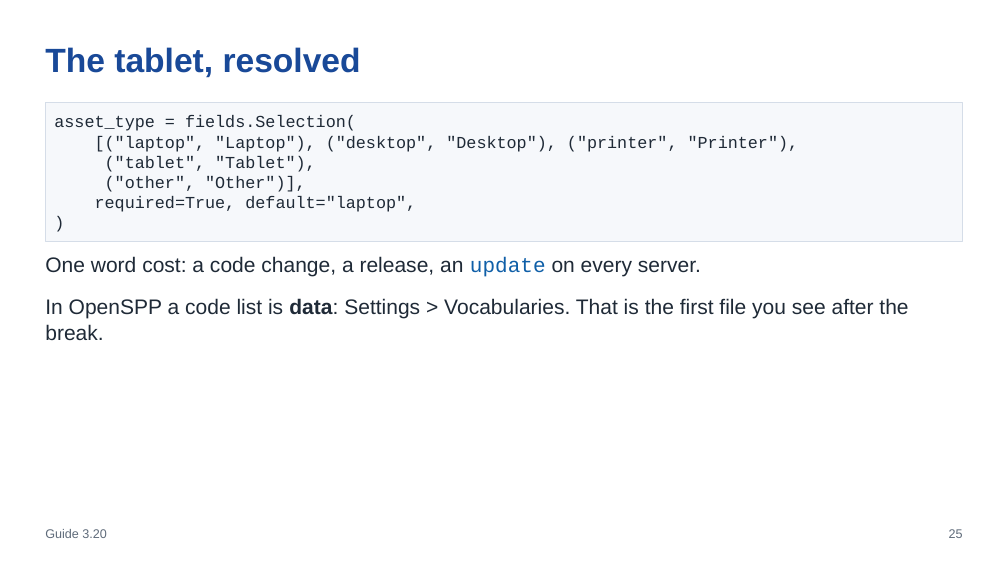
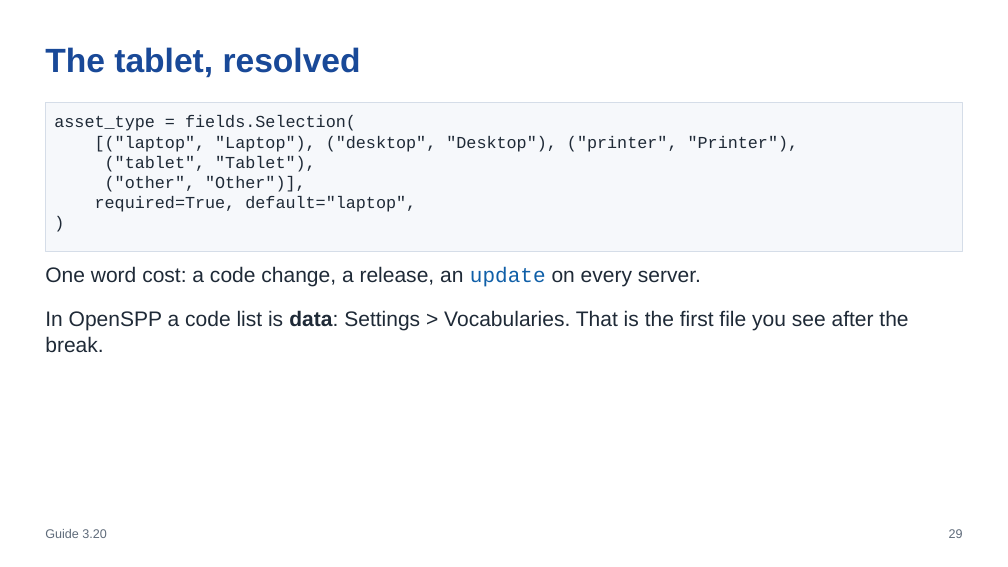
Before and after one commit to pithtech/OpenSPP-Template, a slide deck: slide 29 of training/module3/slides.pptx (slide 25 before the commit). Drawn at 1008x567 pixels with LibreOffice and Linux fonts; fonts in the diff are those of the drawing. Boxes give left, top, right and bottom in pixels: in the first picture for what was removed or moved away, otherwise in the second. Text is boxed around its words. In the diff, an @@ line names an element or a change of style, - is before the commit and + after.

```diff
--- a/training/module3/slides.pptx
+++ b/training/module3/slides.pptx
@@ rectangle "asset_type = fields.Selection(": place and size @@
-rectangle "asset_type = fields.Selection(" at bbox=[45, 102, 963, 241]
+rectangle "asset_type = fields.Selection(" at bbox=[45, 102, 963, 251]
@@ rectangle "asset_type = fields.Selection(" at bbox=[45, 102, 963, 251]: line spacing 19.2pt to 1 @@
@@ text "One word cost: a code ...": place and size @@
-text "One word cost: a code ..." at bbox=[45, 256, 701, 277]
+text "One word cost: a code ..." at bbox=[45, 266, 701, 287]
@@ text "One word cost: a code ..." at bbox=[45, 266, 701, 287]: line spacing 24pt to 1 @@
@@ text "In OpenSPP a code list ..." at bbox=[45, 310, 908, 352]: line spacing 24pt to 1 @@
@@ text "In OpenSPP a code list ...": place and size @@
-text "In OpenSPP a code list ..." at bbox=[45, 298, 908, 340]
+text "In OpenSPP a code list ..." at bbox=[45, 310, 908, 352]
@@ text at bbox=[949, 529, 963, 538]: text changed @@
-25
+29
```
Also in this commit, not shown: 24 other slides changed, 4 slides added, 12 other files.
